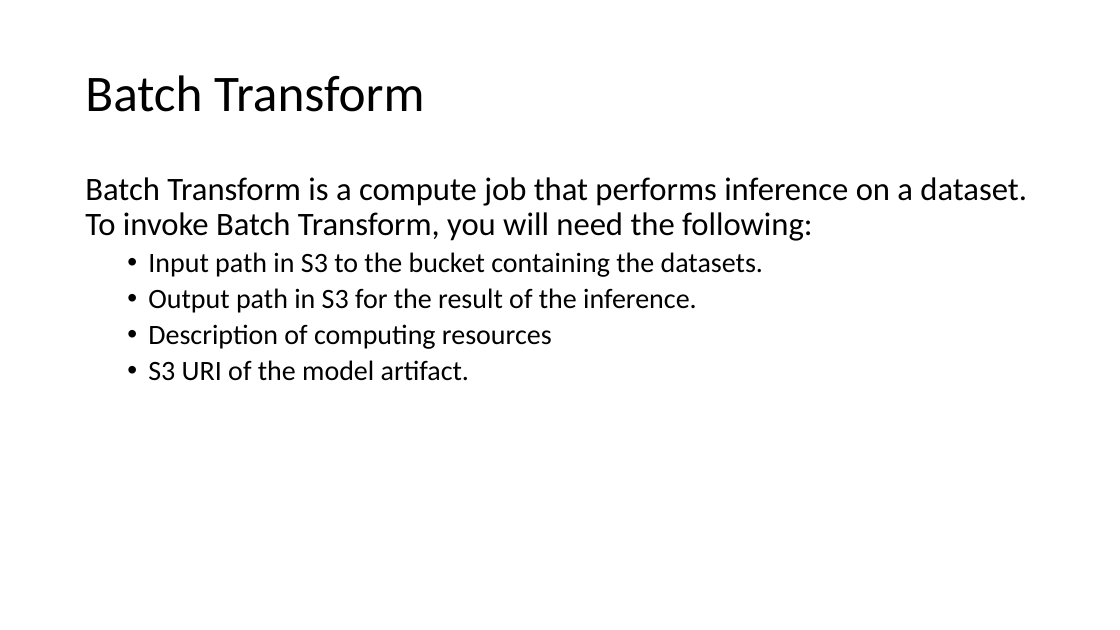
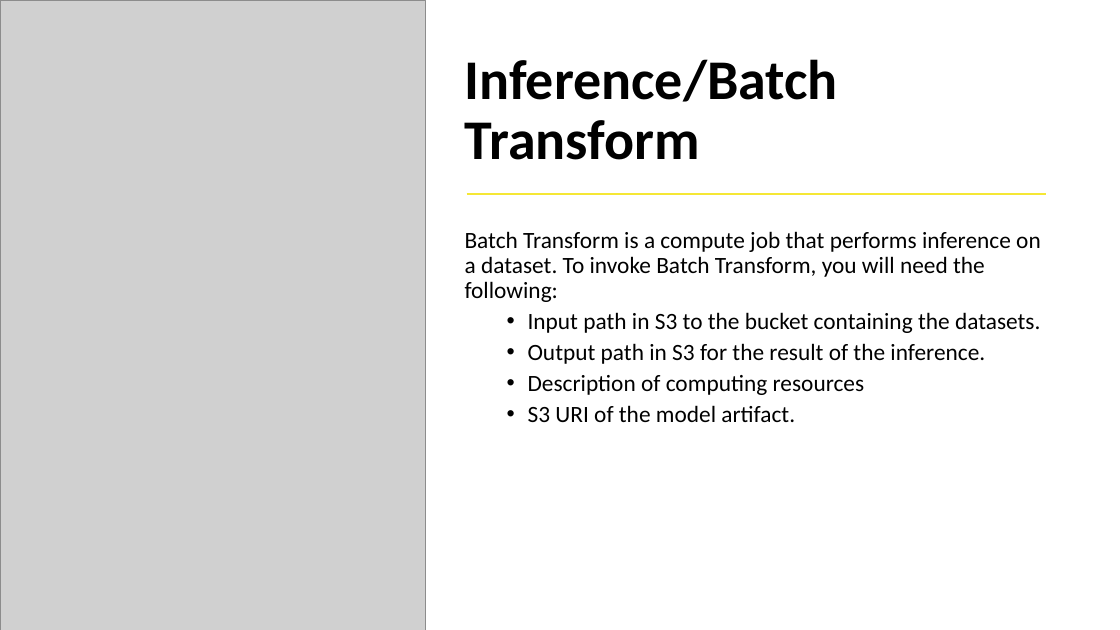
Before and after one commit to shaunkhoo/cloud-foundations, a slide deck: slide 12 of session9/cloud-foundations-sagemaker.pptx (slide 14 before the commit). Drawn at 1120x630 pixels with LibreOffice and Linux fonts; fonts in the diff are those of the drawing; grey boxes stand for pictures. Boxes give left, top, right and bottom in pixels: in the first picture for what was removed or moved away, otherwise in the second. Text is boxed around its words. In the diff, an @@ line names an element or a change of style, - is before the commit and + after.

```diff
--- a/session9/cloud-foundations-sagemaker.pptx
+++ b/session9/cloud-foundations-sagemaker.pptx
@@ picture added at (x1=0, y1=0, x2=426, y2=630) @@
@@ title "Inference/Batch Transform" at (x1=465, y1=59, x2=838, y2=160): vertical alignment middle to bottom @@
@@ title at (x1=465, y1=59, x2=838, y2=160): text changed; size 44 to 48 pt; bold on @@
-Batch Transform
+Inference/Batch Transform
@@ line added from (467, 194) to (1047, 194), #F5E735 1.5 pt @@
@@ text "Batch Transform is a compute ..." moved from (x1=85, y1=177, x2=1027, y2=381) to (x1=465, y1=231, x2=1041, y2=422) @@
@@ text "Batch Transform is a compute ..." at (x1=465, y1=231, x2=1041, y2=422): size 28 to 20 pt in "Batch Transform is a compute job that ..."; size 24 to 20 pt in "Input path in S3 to the bucket ...", "Output path in S3 for the result ...", "Description of computing resources", "S3 URI of the model artifact." @@
```
Also in this commit, not shown: 12 other slides changed, 3 slides added, 4 slides removed, 3 other files.
